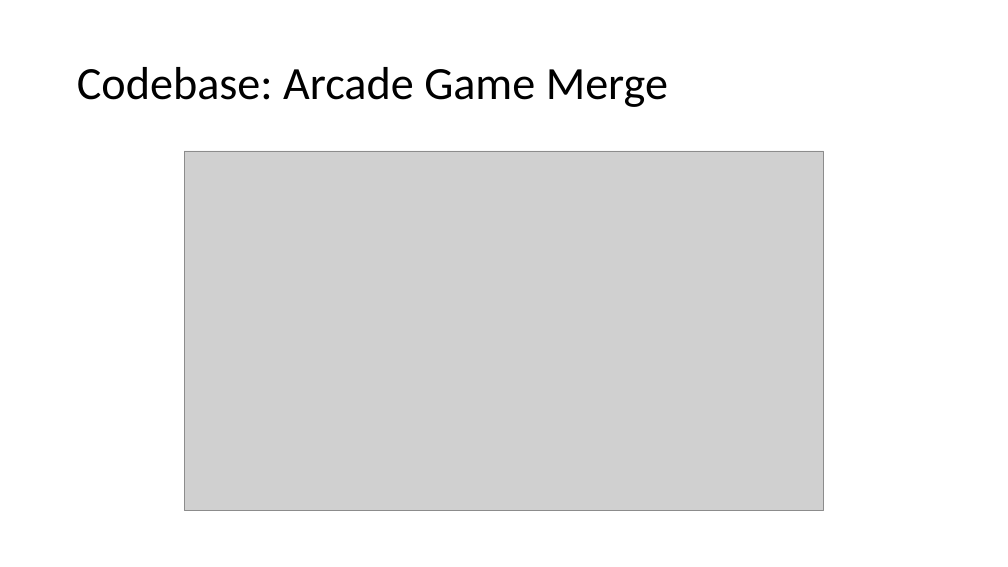
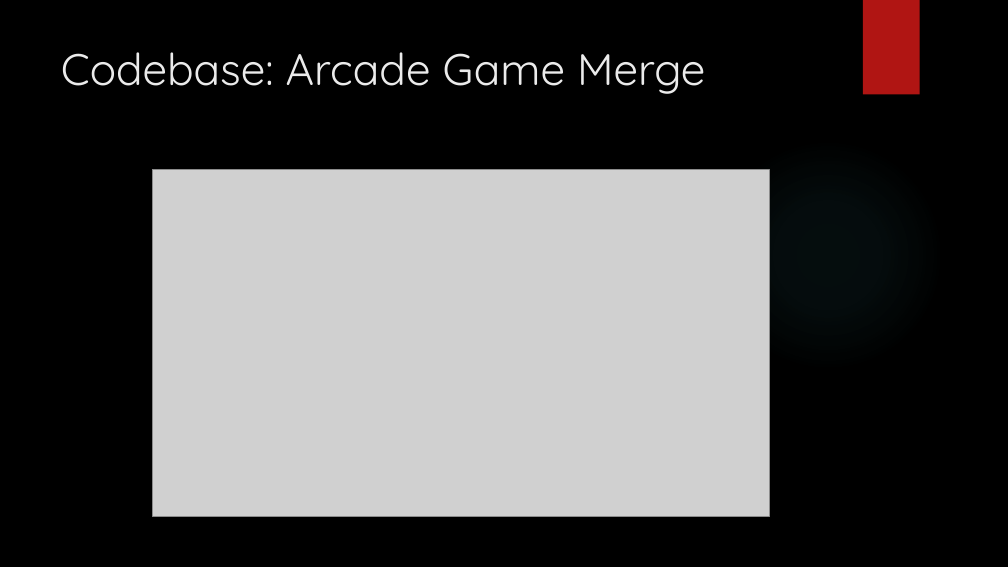
Before and after one commit to srhardin/cs599, a slide deck: slide 5 of Project7.pptx. Drawn at 1008x567 pixels with LibreOffice and Linux fonts; fonts in the diff are those of the drawing; grey boxes stand for pictures; background and template pictures are left out. Boxes give left, top, right and bottom in pixels: in the first picture for what was removed or moved away, otherwise in the second. Text is boxed around its words. In the diff, an @@ line names an element or a change of style, - is before the commit and + after.

Commit message:
Updated presentation

```diff
--- a/Project7.pptx
+++ b/Project7.pptx
@@ background #FFFFFF to picture (left out) @@
@@ rectangle added at [863, 0, 920, 95], fill #B01513 @@
@@ title "Codebase: Arcade Game Merge": place and size @@
-title "Codebase: Arcade Game Merge" at [77, 67, 668, 107]
+title "Codebase: Arcade Game Merge" at [61, 52, 705, 94]
@@ title "Codebase: Arcade Game Merge" at [61, 52, 705, 94]: size 44 to 42 pt, font Calibri to Quicksand, text colour #000000 to #EBEBEB; line spacing 0.9 to 1; vertical alignment middle to top @@
@@ ellipse added at [712, 138, 944, 371], fill gradient #50B9C1 @@
@@ picture: place and size @@
-picture at [185, 151, 824, 511]
+picture at [153, 169, 770, 516]
```
Also in this commit, not shown: 3 other slides changed, 5 slides added, 4 slides removed.
